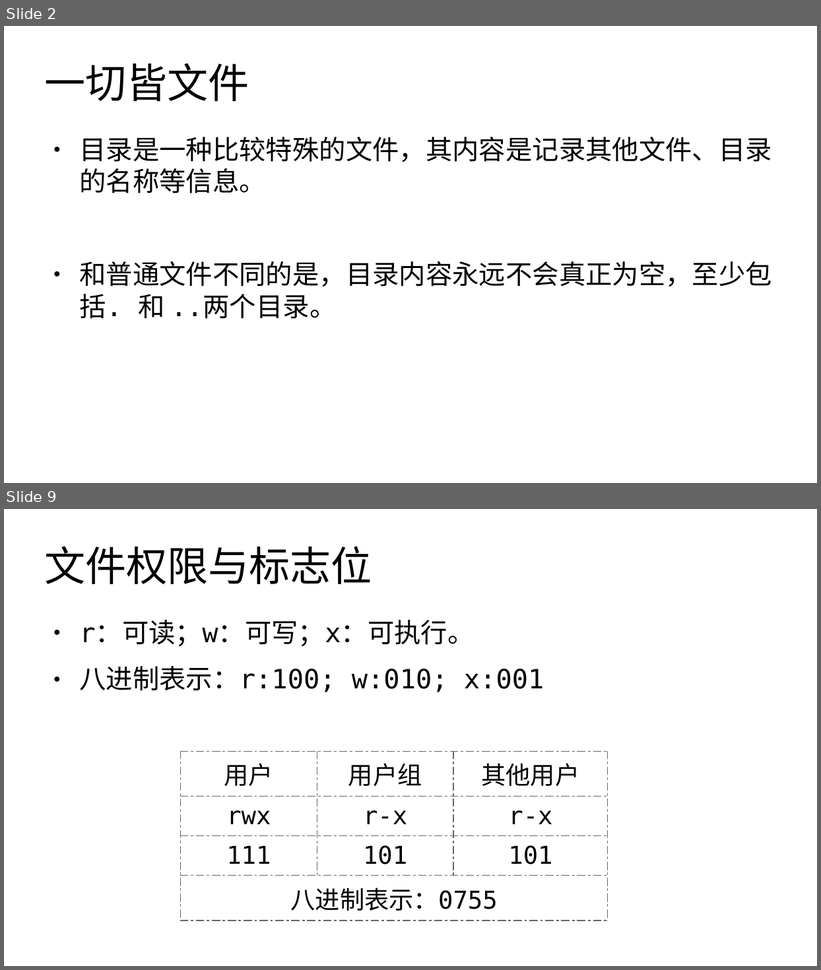
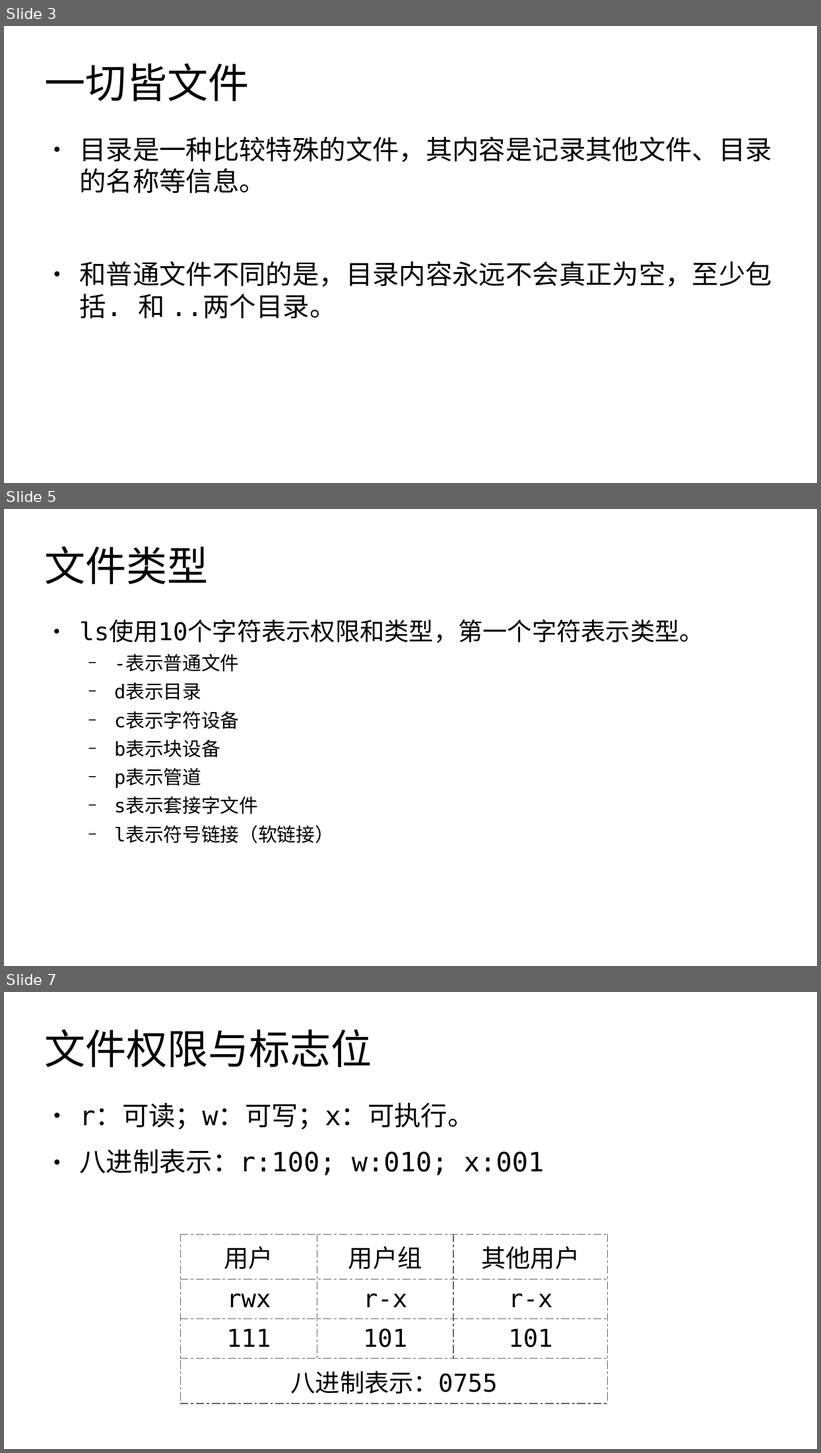
Before and after one commit to master-genius/linux-system, a slide deck: materials/slides/ch04-file-mode.odp. Shown one above the other, each under a label of ours: slides 2 and 9 before the commit, slides 3, 5 and 7 after it; the slides between them are not shown. The pictures are 821x970 and 821x1453 pixels, drawn with LibreOffice and Linux fonts; fonts in the diff are those of the drawing. Boxes give left, top, right and bottom in pixels: in the first picture for what was removed or moved away, otherwise in the second. Text is boxed around its words. In the diff, an @@ line names an element or a change of style, - is before the commit and + after.

```diff
--- a/materials/slides/ch04-file-mode.odp
+++ b/materials/slides/ch04-file-mode.odp
@@ slide 5 added at (4,509,817,966), background #FFFFFF @@
@@ title added at (45,546,209,584), 40 pt, text #000000 @@
+文件类型
@@ text added at (79,621,704,844), 18.5 pt, text #000000 @@
+● ls使用10个字符表示权限和类型，第一个字符表示类型。
+  − -表示普通文件
+  − d表示目录
+  − c表示字符设备
+  − b表示块设备
+  − p表示管道
+  − s表示套接字文件
+  − l表示符号链接（软链接）
@@ what was slide 2 is now slide 3 @@
@@ what was slide 9 is now slide 7 @@
```
Also in this commit, not shown: 1 slide changed, 4 other slides added, 6 other files.
